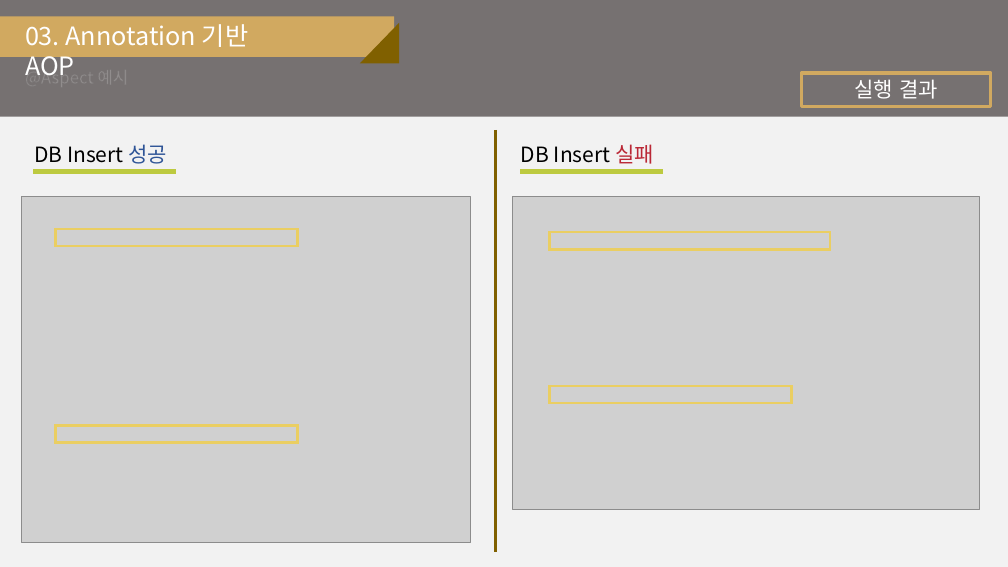
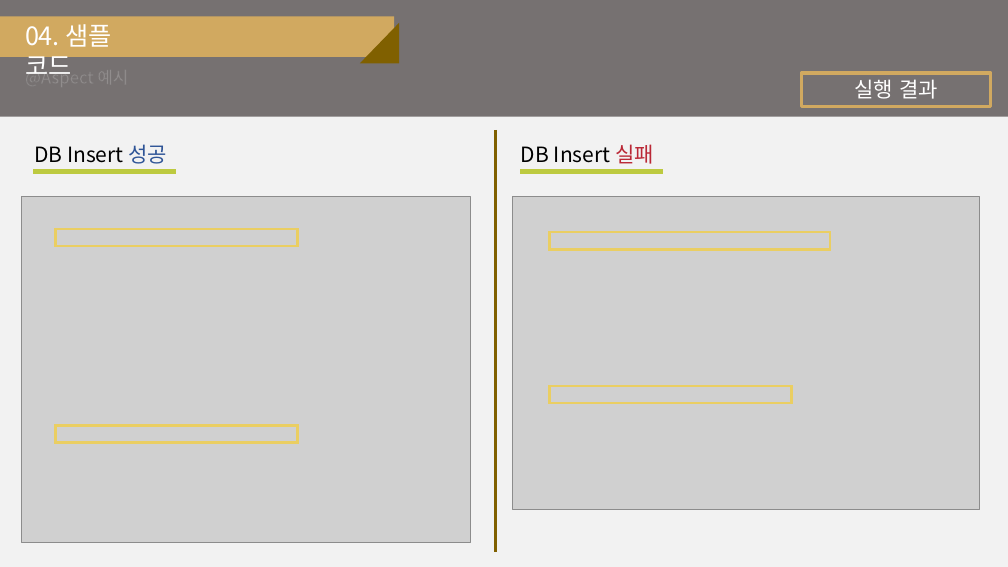
Before and after one commit to djyoon956/Family_C, a slide deck: slide 9 of 01.doc/AOP.pptx. Drawn at 1008x567 pixels with LibreOffice and Linux fonts; fonts in the diff are those of the drawing; grey boxes stand for pictures. Boxes give left, top, right and bottom in pixels: in the first picture for what was removed or moved away, otherwise in the second. Text is boxed around its words. In the diff, an @@ line names an element or a change of style, - is before the commit and + after.

```diff
--- a/01.doc/AOP.pptx
+++ b/01.doc/AOP.pptx
@@ text at (25, 24, 112, 74): text changed @@
-03. Annotation 기반 AOP
+04. 샘플 코드
```
Also in this commit, not shown: 5 other slides changed, 1 other file.
